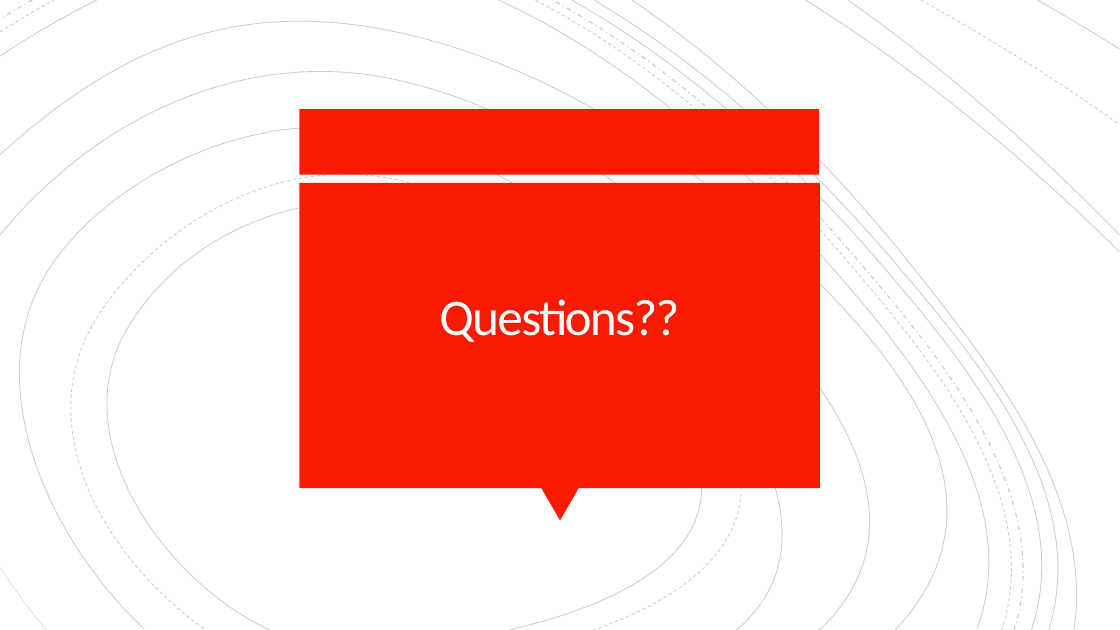
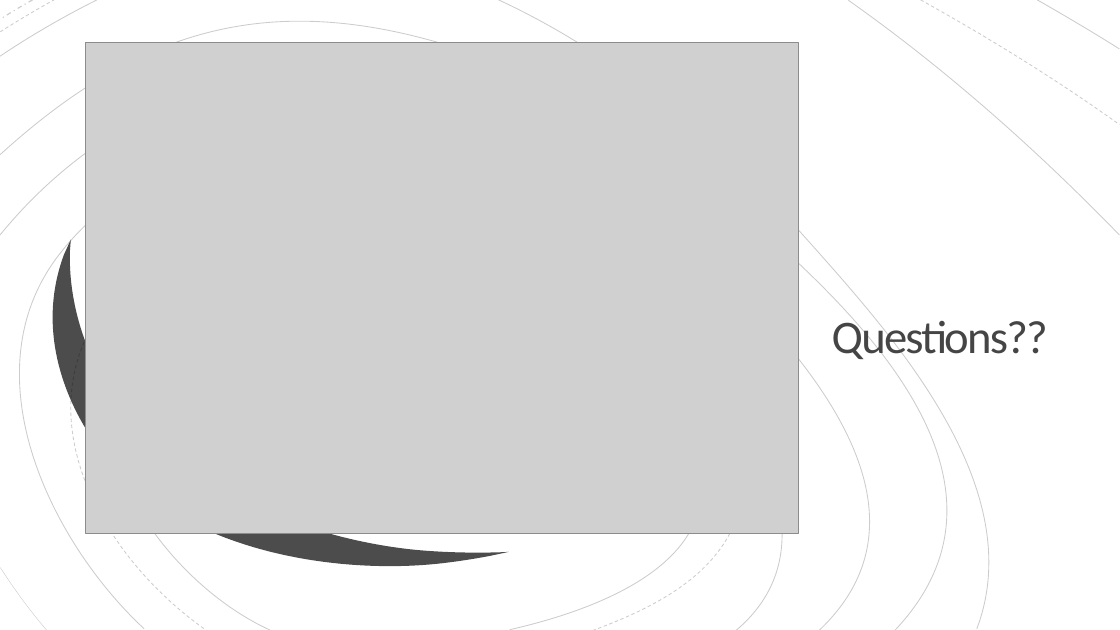
Before and after one commit to hammer888-tech/project2_algo_trading, a slide deck: slide 10 of Project_2-Algo-Trading.pptx (slide 8 before the commit). Drawn at 1120x630 pixels with LibreOffice and Linux fonts; fonts in the diff are those of the drawing; grey boxes stand for pictures. Boxes give left, top, right and bottom in pixels: in the first picture for what was removed or moved away, otherwise in the second. Text is boxed around its words. In the diff, an @@ line names an element or a change of style, - is before the commit and + after.

```diff
--- a/Project_2-Algo-Trading.pptx
+++ b/Project_2-Algo-Trading.pptx
@@ rectangle added at <box>0,0,1120,630</box>, fill #FFFFFF @@
@@ freeform shape added at <box>0,0,1019,630</box>, outline #000000 0.75 pt @@
@@ freeform shape added at <box>0,0,97,56</box>, outline #000000 0.75 pt @@
@@ freeform shape added at <box>498,0,1030,629</box>, outline #000000 0.75 pt @@
@@ freeform shape added at <box>849,0,1120,234</box>, outline #000000 0.75 pt @@
@@ group added at <box>0,0,1120,630</box>: 15 freeform shapes @@
@@ freeform shape added at <box>921,0,1120,125</box>, outline #000000 0.75 pt dashed @@
@@ freeform shape added at <box>0,50,949,630</box>, outline #000000 0.75 pt @@
@@ picture added at <box>86,42,799,533</box> @@
@@ freeform shape added at <box>0,118,861,630</box>, outline #000000 0.75 pt @@
@@ rectangle removed at <box>299,109,819,175</box> @@
@@ title "Questions??": place and size @@
-title "Questions??" at <box>439,299,679,342</box>
+title "Questions??" at <box>832,315,1048,365</box>
@@ title "Questions??" at <box>832,315,1048,365</box>: size 44 to 40 pt, text colour #FFFEFF to #454545; alignment centre to left; line spacing 0.85 to 0.8 @@
@@ freeform shape added at <box>23,164,761,630</box>, outline #000000 0.75 pt dashed @@
@@ freeform shape added at <box>35,169,509,630</box>, fill #000000 at 70% opacity @@
@@ freeform shape added at <box>61,185,739,630</box>, outline #000000 0.75 pt @@
@@ rectangle removed at <box>299,183,820,488</box> @@
@@ triangle removed at <box>541,488,579,520</box> @@
```
Also in this commit, not shown: 3 other slides changed, 9 slides added, 4 slides removed.
